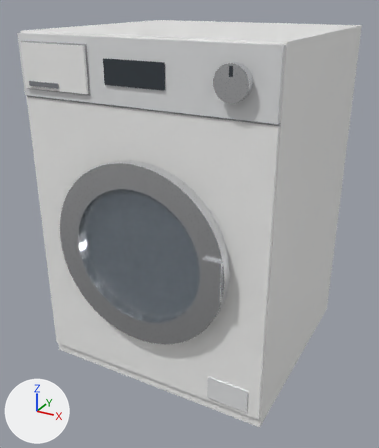
Renders of the glTF model modelle/waschmaschine.glb from each side of a commit.
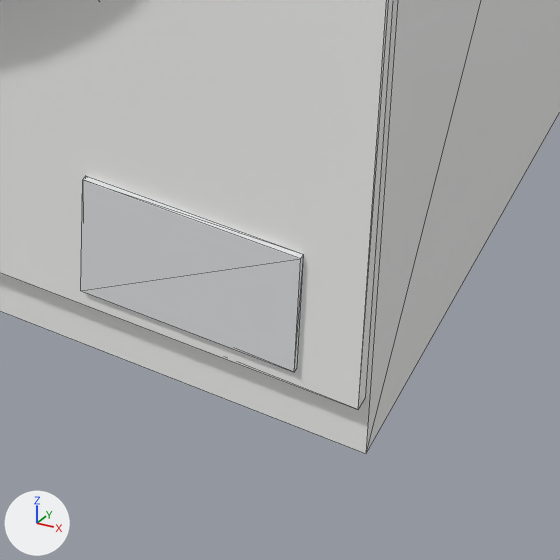
There are two pictures of each version: one whole from a 50 mm lens placed at (0.601, -1.147, 0.924), pointed at (-0.009, -0.038, 0.369), one close up on the part from 51% to 78% of the width and 77% to 100% of the height. The lights are fixed; the arrows at lower left show +X, +Y and +Z. The first two pictures are the older version. The close-ups show mesh edges as thin lines. Vertices at exactly the same position are counted once.

Names of what the first close-up shows: 'Bedienblende', 'Gehäuse'.
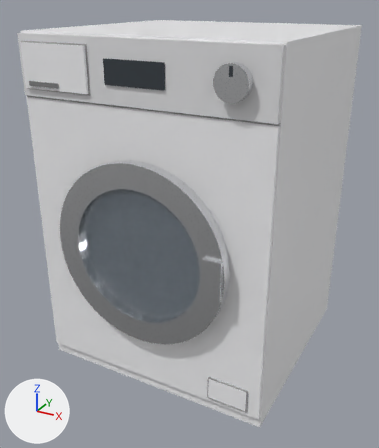
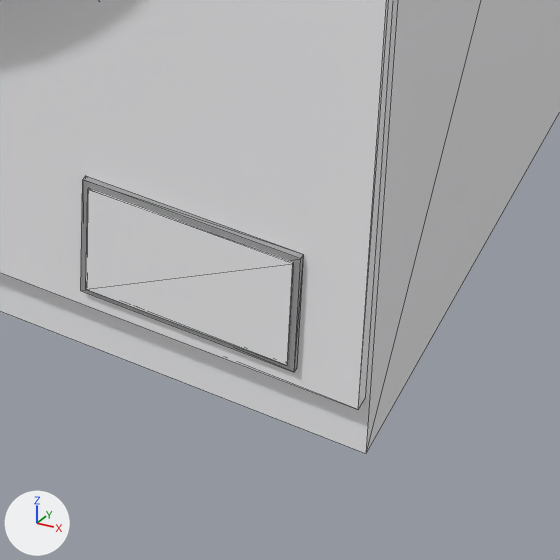
The change, as a diff of the scene's bpy script:
```diff
--- a/modelle/waschmaschine.glb.py
+++ b/modelle/waschmaschine.glb.py
@@ me_gehäuse @@
 # used by ob_gehäuse; location = (0.0, 0.0, 0.0)
-me_gehäuse.from_pydata(...)  # 24 vertices, 36 faces; spans x -0.3..0.3, y -0.284..0.3, z 0.012..0.85
+me_gehäuse.from_pydata(...)  # 32 vertices, 48 faces; spans x -0.3..0.3, y -0.284..0.3, z 0.012..0.85
+# me_gehäuse part 1: a new loose piece, a box spanning x 0.173..0.267, y -0.277..-0.276, z 0.055..0.109, in mat_gehäuse (white #f7f7f9)
 me_gehäuse.materials.append(mat_gehäuse)
@@ me_bedienblende @@
 # used by ob_bedienblende; location = (0.0, 0.0, 0.0)
-me_bedienblende.from_pydata(...)  # 16 vertices, 24 faces; spans x -0.298..0.298, y -0.277..-0.265, z 0.052..0.846
+me_bedienblende.from_pydata(...)  # 8 vertices, 12 faces; spans x -0.298..0.298, y -0.277..-0.265, z 0.715..0.846
+# me_bedienblende part 2: the loose piece of 8 vertices spanning x 0.17..0.27, y -0.276..-0.273, z 0.052..0.112 is deleted
 me_bedienblende.materials.append(mat_bedienblende)
@@ me_fuge @@
 # used by ob_fuge; location = (0.0, 0.0, 0.0)
-me_fuge.from_pydata(...)  # 16 vertices, 24 faces; spans x -0.298..0.298, y -0.278..-0.265, z 0.709..0.831
+me_fuge.from_pydata(...)  # 24 vertices, 36 faces; spans x -0.298..0.298, y -0.278..-0.265, z 0.052..0.831
+# me_fuge part 3: a new loose piece, a box spanning x 0.17..0.27, y -0.276..-0.273, z 0.052..0.112, in mat_fuge (grey #a0a0a1)
 me_fuge.materials.append(mat_fuge)
```

Location of each change, (x1, y1, x2, y2) in pixels of the close-ups (560 x 560 px):
'Bedienblende', reshaped (not visible afterwards): before (81, 176, 304, 372)
'Fuge', reshaped (not visible before): after (81, 176, 304, 372)
part 1 of me_gehäuse, added: after (86, 188, 294, 365)
